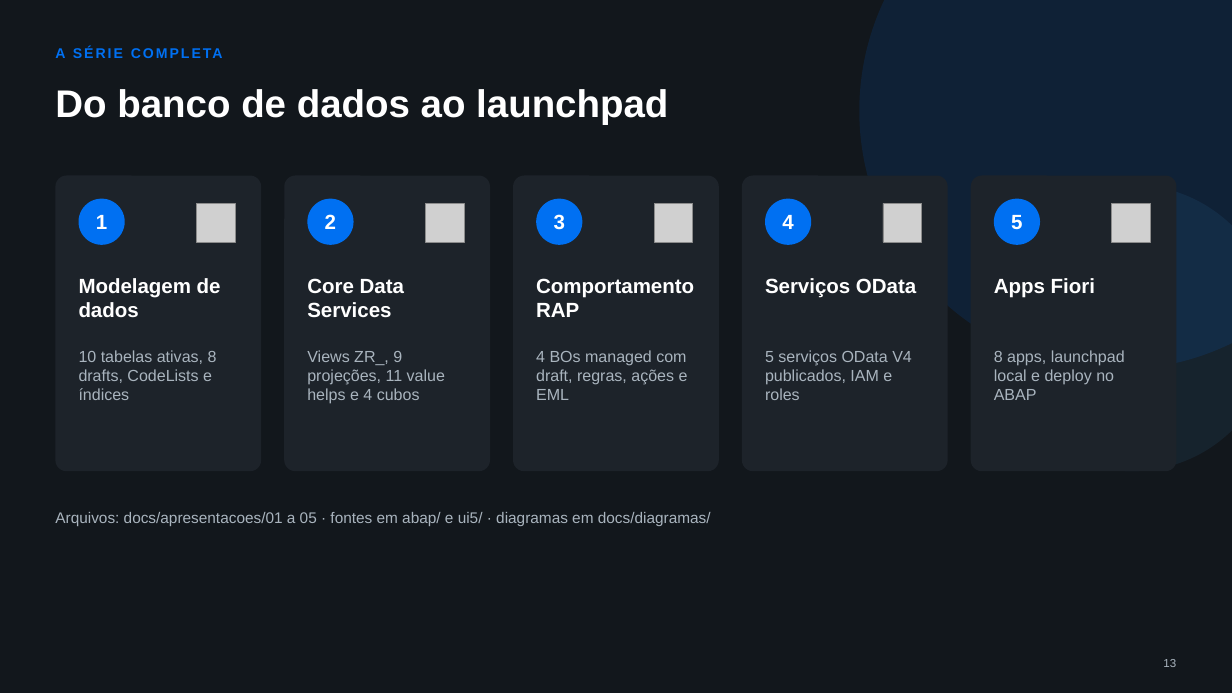
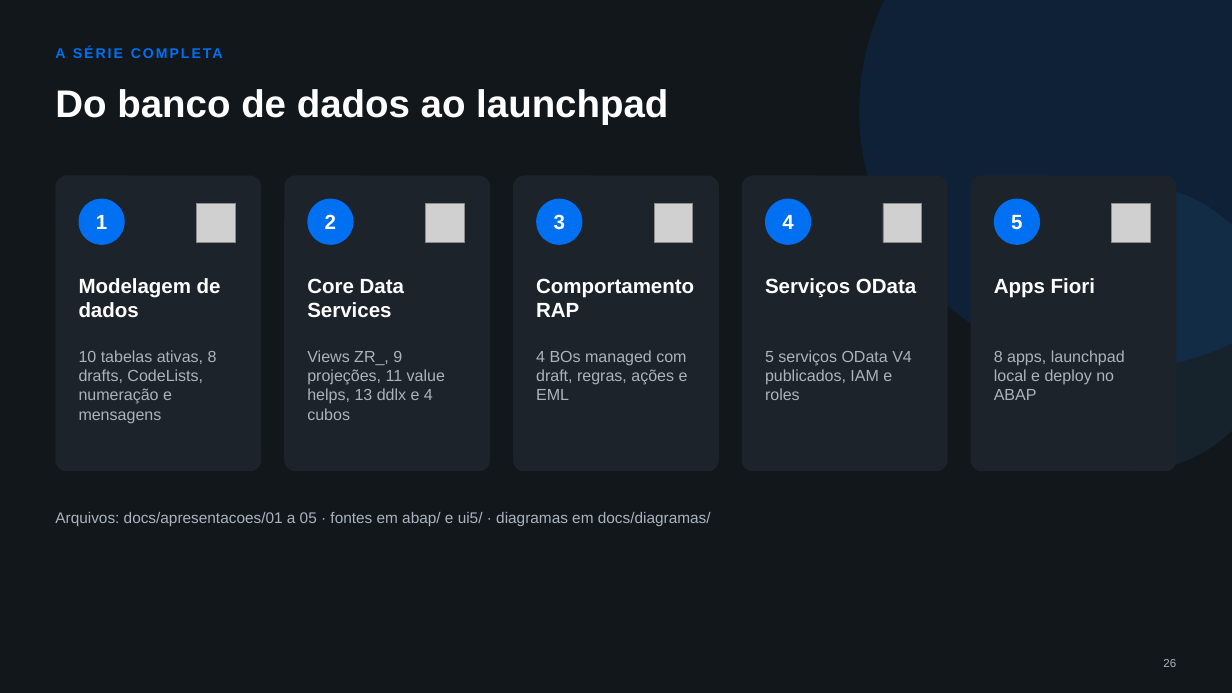
Before and after one commit to AdrianoBispo/sap-abap-rap-pedidos-de-compras-app, a slide deck: slide 26 of docs/apresentacoes/05-apps-fiori.pptx (slide 13 before the commit). Drawn at 1232x693 pixels with LibreOffice and Linux fonts; fonts in the diff are those of the drawing; grey boxes stand for pictures. Boxes give left, top, right and bottom in pixels: in the first picture for what was removed or moved away, otherwise in the second. Text is boxed around its words. In the diff, an @@ line names an element or a change of style, - is before the commit and + after.

```diff
--- a/docs/apresentacoes/05-apps-fiori.pptx
+++ b/docs/apresentacoes/05-apps-fiori.pptx
@@ text at bbox=[79, 350, 217, 424]: text changed @@
-10 tabelas ativas, 8 drafts, CodeLists e índices
+10 tabelas ativas, 8 drafts, CodeLists, numeração e mensagens
@@ text at bbox=[307, 350, 445, 420]: text changed @@
-Views ZR_, 9 projeções, 11 value helps e 4 cubos
+Views ZR_, 9 projeções, 11 value helps, 13 ddlx e 4 cubos
@@ page number at bbox=[1163, 659, 1176, 667]: text changed @@
-13
+26
```
Also in this commit, not shown: 6 other slides changed, 16 slides added, 3 slides removed.
